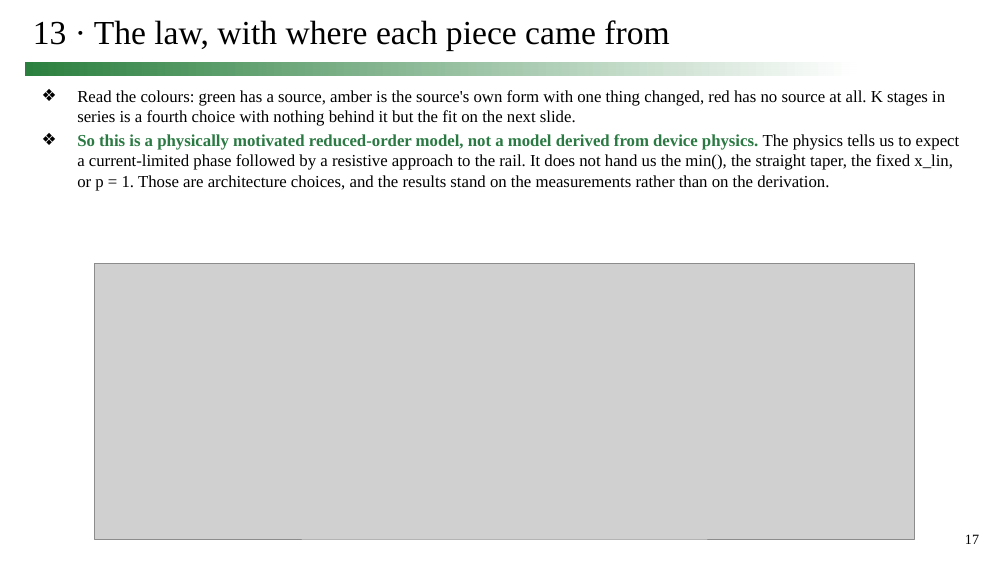
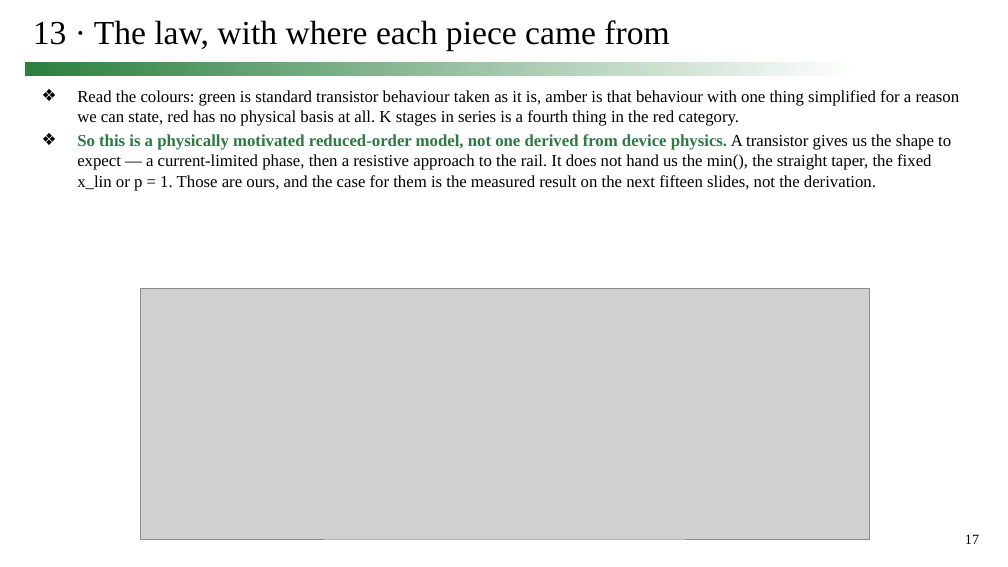
Before and after one commit to simon9721/ibis_comparison, a slide deck: slide 17 of results/meeting_deck_2026-09-24/0924_track1_story.pptx. Drawn at 1008x567 pixels with LibreOffice and Linux fonts; fonts in the diff are those of the drawing; grey boxes stand for pictures. Boxes give left, top, right and bottom in pixels: in the first picture for what was removed or moved away, otherwise in the second. Text is boxed around its words. In the diff, an @@ line names an element or a change of style, - is before the commit and + after.

```diff
--- a/results/meeting_deck_2026-09-24/0924_track1_story.pptx
+++ b/results/meeting_deck_2026-09-24/0924_track1_story.pptx
@@ text at bbox=[77, 90, 960, 191]: text changed @@
-❖ Read the colours: green has a source, amber is the source's own form with one thing changed, red has no source at all. K stages in series is a fourth choice with nothing behind it but the fit on the next slide.
-❖ So this is a physically motivated reduced-order model, not a model derived from device physics. The physics tells us to expect a current-limited phase followed by a resistive approach to the rail. It does not hand us the min(), the straight taper, the fixed x_lin, or p = 1. Those are architecture choices, and the results stand on the measurements rather than on the derivation.
+❖ Read the colours: green is standard transistor behaviour taken as it is, amber is that behaviour with one thing simplified for a reason we can state, red has no physical basis at all. K stages in series is a fourth thing in the red category.
+❖ So this is a physically motivated reduced-order model, not one derived from device physics. A transistor gives us the shape to expect — a current-limited phase, then a resistive approach to the rail. It does not hand us the min(), the straight taper, the fixed x_lin or p = 1. Those are ours, and the case for them is the measured result on the next fifteen slides, not the derivation.
@@ picture: place and size @@
-picture at bbox=[95, 263, 914, 539]
+picture at bbox=[141, 288, 870, 539]
```
Also in this commit, not shown: 2 other slides changed, 10 other files.
